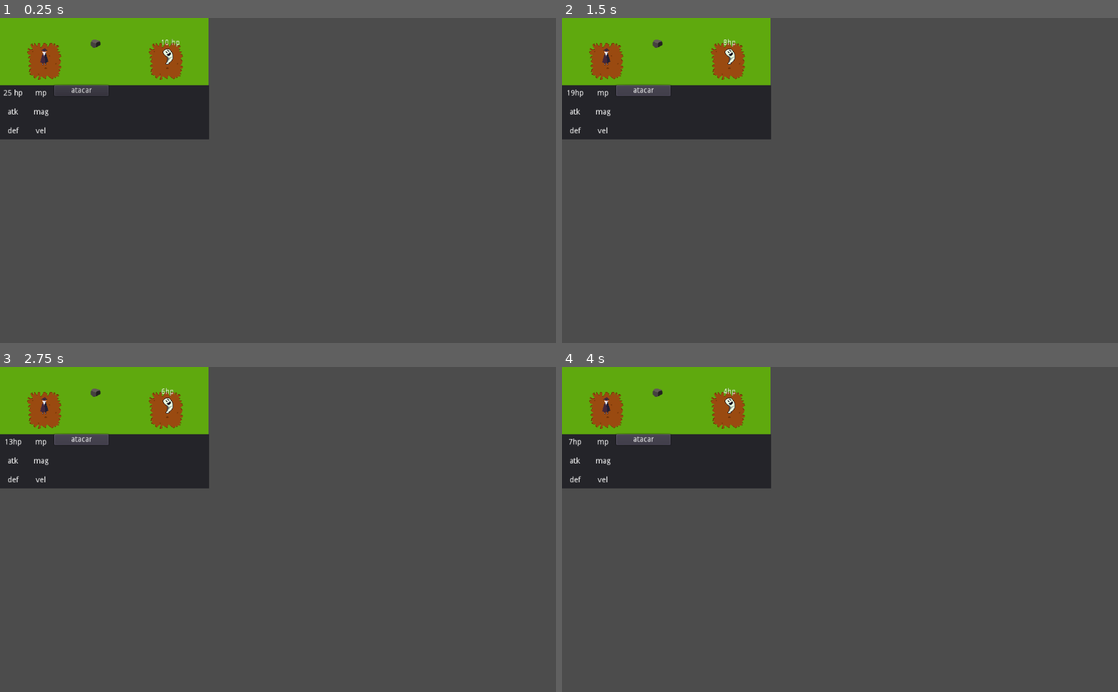
Above: before the commit, frames 1-4 (two rows, left to right).
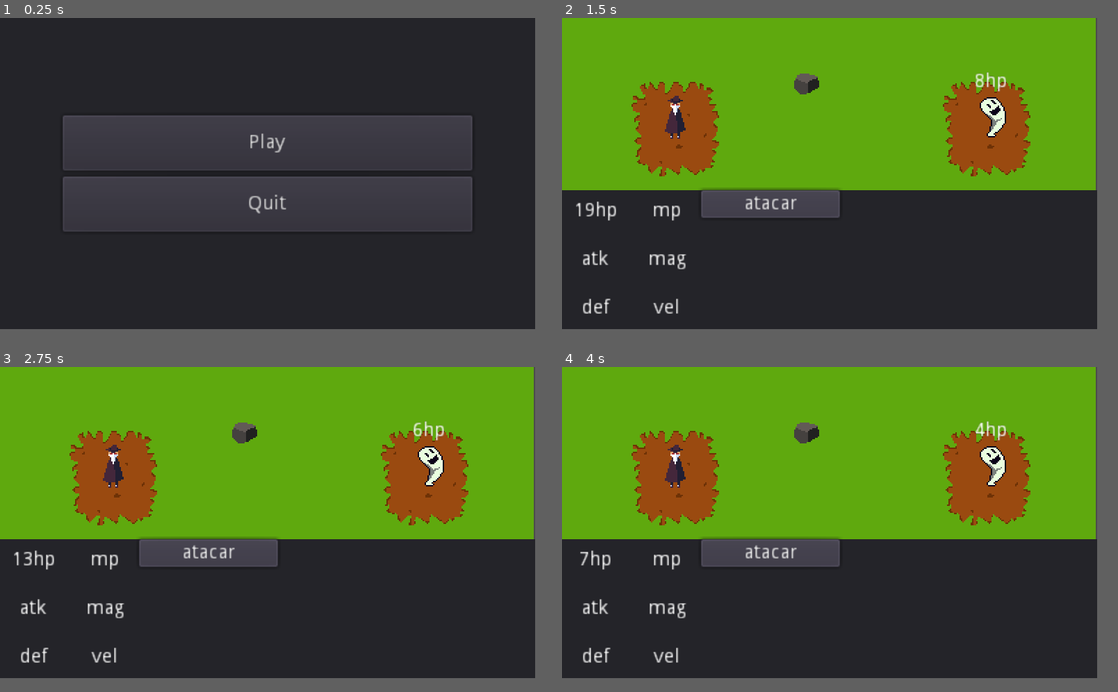
Above: after the commit, the same moments.

Repository: JinzouEnemy/Plagued-demo
Game: Godot game, scene res://scenes/menu.tscn
Same seed, same stepped clock (60 frames per second), same inputs: the game is played once before the commit and once after it. Before the commit the project starts from res://scenes/Battle.tscn.
Inputs (mouse positions are in pixels of both pictures, inside the frame that each line leads up to):
- Up to frame 1 (0.25 s): no input
- Up to frame 2 (1.5 s): click (840, 148) at 0.5 s, where only the run after the commit has a clickable "Play"; click "atacar" at 1.25 s
- Up to frame 3 (2.75 s): click "atacar" at 2 s
- Up to frame 4 (4 s): click "atacar" at 2.75 s; tap Enter at 3.5 s
In our replay, the window is 800x468 before the commit and 770x448 after it. These sizes can differ from the game's own. Grey fills any space a smaller window leaves; there, only what the larger window draws over its background counts as a difference.

The runs differ from the first frame. In frame 1, 66% of the frame differs, in the area x 0-97%, y 0-96%; in frame 2, 83%; in frame 3, 83%; in frame 4, 83%.

Commit message:
actualización con menu y una mejor resolución

Diff:
--- a/project.godot
+++ b/project.godot
@@ -16,8 +16,17 @@
 [application]
 
 config/name="demo tecnica plagued"
-run/main_scene="res://scenes/Battle.tscn"
+run/main_scene="res://scenes/menu.tscn"
 config/icon="res://icon.png"
+
+[display]
+
+window/size/width=385
+window/size/height=224
+window/size/test_width=640
+window/size/test_height=360
+window/stretch/mode="2d"
+window/stretch/aspect="keep"
 
 [importer_defaults]
 
--- /dev/null
+++ b/scenes/menu.tscn
@@ -0,0 +1,48 @@
+[gd_scene load_steps=2 format=2]
+
+[ext_resource path="res://scripts/menu.gd" type="Script" id=1]
+
+[node name="Control" type="Control"]
+anchor_right = 1.0
+anchor_bottom = 1.0
+script = ExtResource( 1 )
+__meta__ = {
+"_edit_use_anchors_": false
+}
+
+[node name="Panel" type="Panel" parent="."]
+anchor_right = 1.0
+anchor_bottom = 1.0
+__meta__ = {
+"_edit_use_anchors_": false
+}
+
+[node name="VBoxContainer" type="VBoxContainer" parent="."]
+anchor_left = 0.5
+anchor_top = 0.5
+anchor_right = 0.5
+anchor_bottom = 0.5
+margin_left = -147.5
+margin_top = -65.0
+margin_right = 147.5
+margin_bottom = 65.0
+alignment = 1
+__meta__ = {
+"_edit_use_anchors_": false
+}
+
+[node name="Button" type="Button" parent="VBoxContainer"]
+margin_top = 23.0
+margin_right = 295.0
+margin_bottom = 63.0
+rect_min_size = Vector2( 295, 40 )
+text = "Play"
+
+[node name="Button2" type="Button" parent="VBoxContainer"]
+margin_top = 67.0
+margin_right = 295.0
+margin_bottom = 107.0
+rect_min_size = Vector2( 295, 40 )
+text = "Quit"
+[connection signal="pressed" from="VBoxContainer/Button" to="." method="_on_Button_pressed"]
+[connection signal="pressed" from="VBoxContainer/Button2" to="." method="_on_Button2_pressed"]
--- /dev/null
+++ b/scripts/menu.gd
@@ -0,0 +1,13 @@
+extends Control
+
+
+
+
+func _on_Button_pressed():
+	get_tree().change_scene("res://scenes/Battle.tscn")
+
+
+
+
+func _on_Button2_pressed():
+	get_tree().quit()
